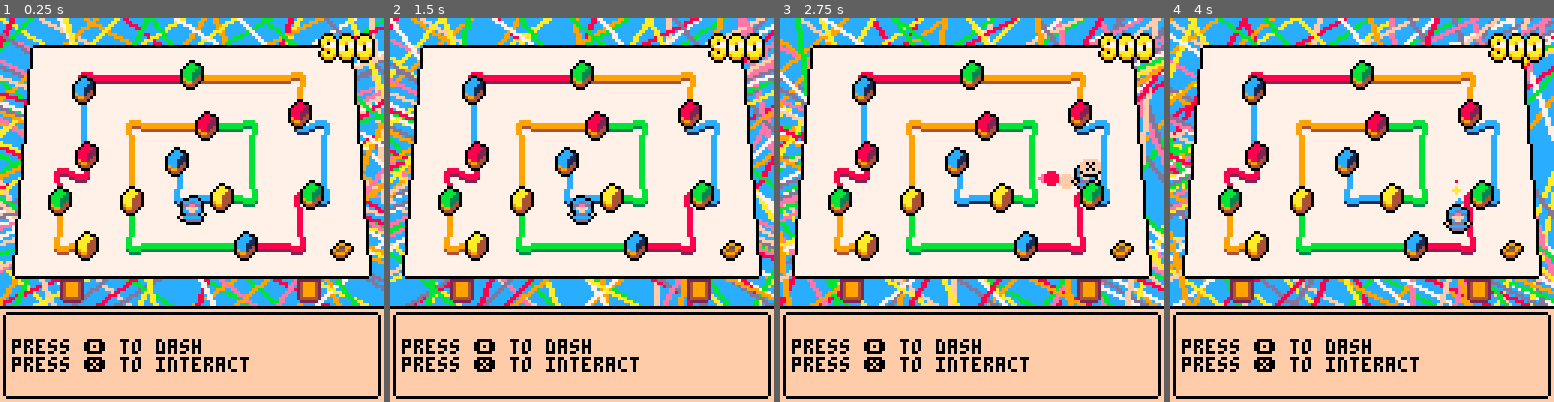
Above: before the commit, frames 1-4 (left to right).
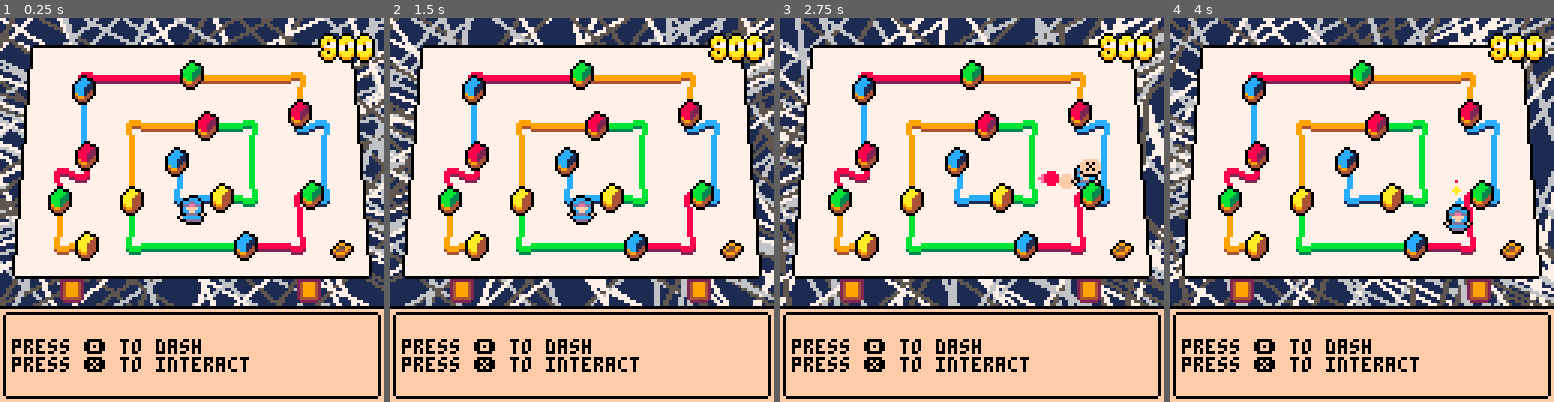
Above: after the commit, the same moments.

Repository: darabos/lynxkite-interview-pico8
Game: PICO-8 cartridge lynxkite.p8
Same seed, same stepped clock (60 frames per second), same inputs: the game is played once before the commit and once after it.
Inputs:
- Up to frame 1 (0.25 s): no input
- Up to frame 2 (1.5 s): tap X (X key) at 0.33, 1.07 s; tap O (Z key) at 0.7 s
- Up to frame 3 (2.75 s): hold Right 1.6-2.1 s; tap O (Z key) at 1.7, 2.1, 2.5 s; tap X (X key) at 1.85 s; hold Up 2.15-2.42 s; hold Right from 2.47 s (still down)
- Up to frame 4 (4 s): tap O (Z key) at 2.9, 3.3, 3.7 s; tap X (X key) at 2.97 s; release Right at 3.03 s; hold Left 3.08-3.58 s; hold Down 3.63-3.97 s

The runs differ from the first frame. In frame 1, 19% of the frame differs, in the area x 0-100%, y 0-75%; in frame 2, 19%; in frame 3, 19%; in frame 4, 19%.

Commit message:
Maybe monochromatic metaverse looks better?

Diff:
--- a/lynxkite.p8
+++ b/lynxkite.p8
@@ -118,25 +118,25 @@
  spr(s,x,y,1,1,f)
 end
 function draw_office()
+ cls()
  map()
 end
 function draw_metaverse()
  --cyber background
- cls(12)
+ cls(1)
  local tt=t()/4
  local s=sin(tt/3)*30+160
  local vx=s*sin(tt/8)/2
- pal(12,7) --blue to white
  for i=1,100 do
   local p=(i+tt)*0.01
   line(
    s*sin(p*3)+vx+64,0,
    s*cos(p*7)+vx+64,96,
-   i%8+8)
+   i%3+5)
   line(
    s*sin(p*3)+vx+65,0,
    s*cos(p*7)+vx+65,96,
-   i%8+8)
+   i%3+5)
  end
  pal()
  --whiteboard
@@ -195,7 +195,6 @@
 end
 f=0
 function _draw()
- cls()
  background()
  foreach(particles,function(p)
   if p.size==nil then p.size=0 end
